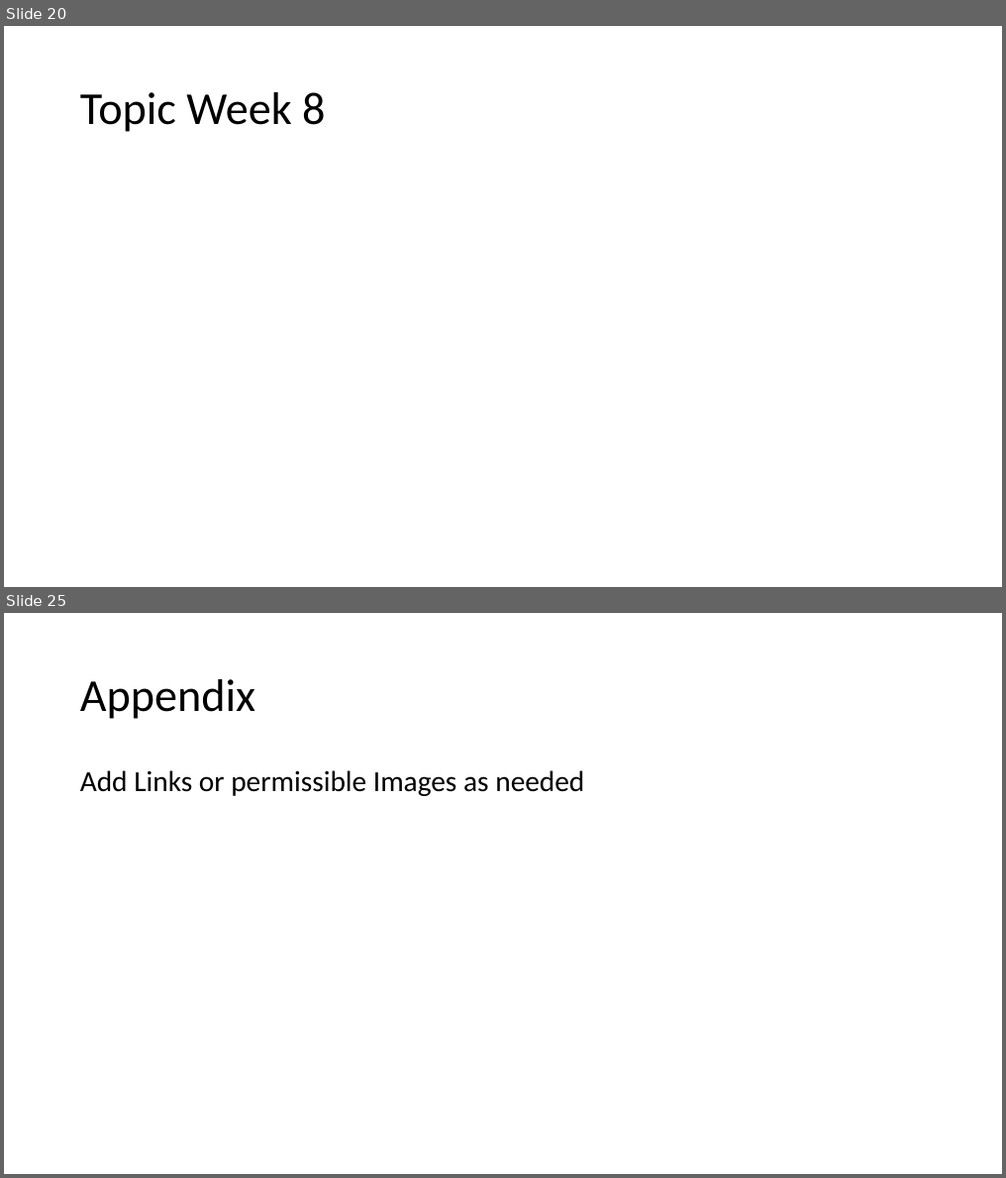
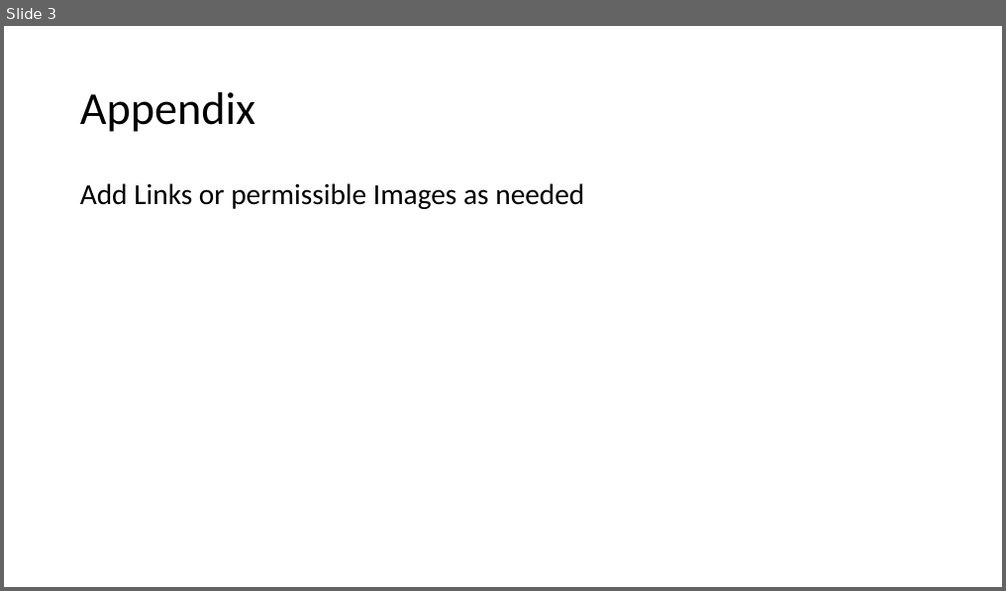
Before and after one commit to spoorthiempowher/Empowher-Curriculum, a slide deck: Python/EmpowHer - Python Curriculum.pptx. Shown one above the other, each under a label of ours: slides 20 and 25 before the commit, slide 3 after it; the slides between them are not shown. The pictures are 1006x1178 and 1006x591 pixels, drawn with LibreOffice and Linux fonts; fonts in the diff are those of the drawing. Boxes give left, top, right and bottom in pixels: in the first picture for what was removed or moved away, otherwise in the second. Text is boxed around its words. In the diff, an @@ line names an element or a change of style, - is before the commit and + after.

```diff
--- a/Python/EmpowHer - Python Curriculum.pptx
+++ b/Python/EmpowHer - Python Curriculum.pptx
@@ slide 20 removed at (4, 26, 1002, 587), background #FFFFFF @@
@@ title removed at (80, 92, 325, 132) @@
-Topic Week 8
@@ what was slide 25 is now slide 3 @@
```
Also in this commit, not shown: 1 slide changed, 21 other slides removed, 2 other files.
